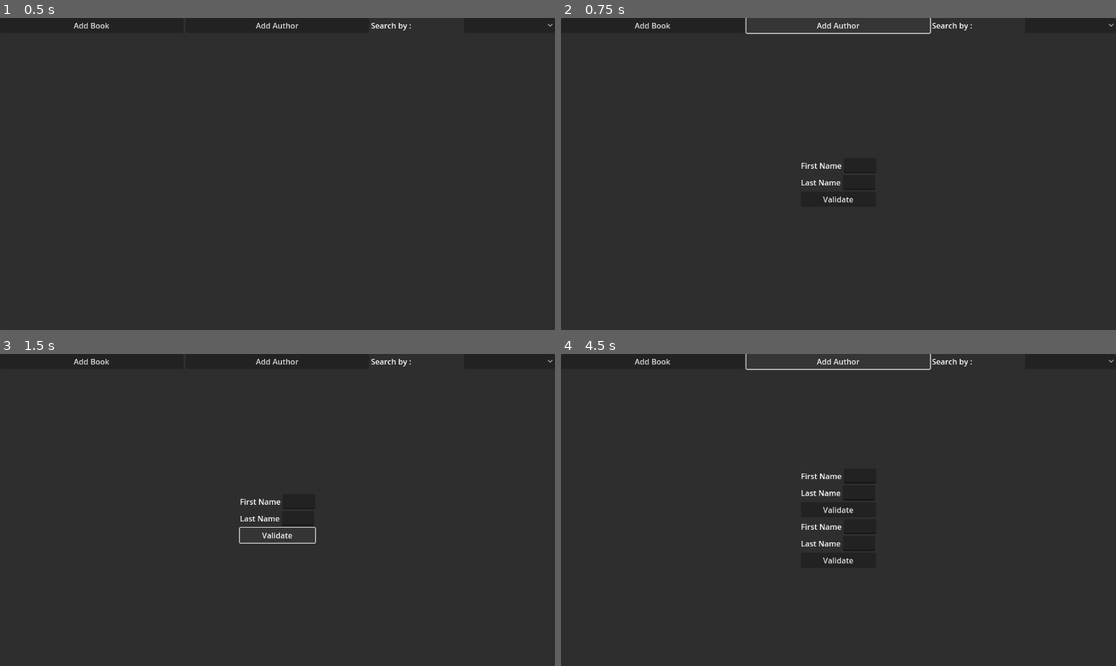
Above: before the commit, frames 1-4 (two rows, left to right).
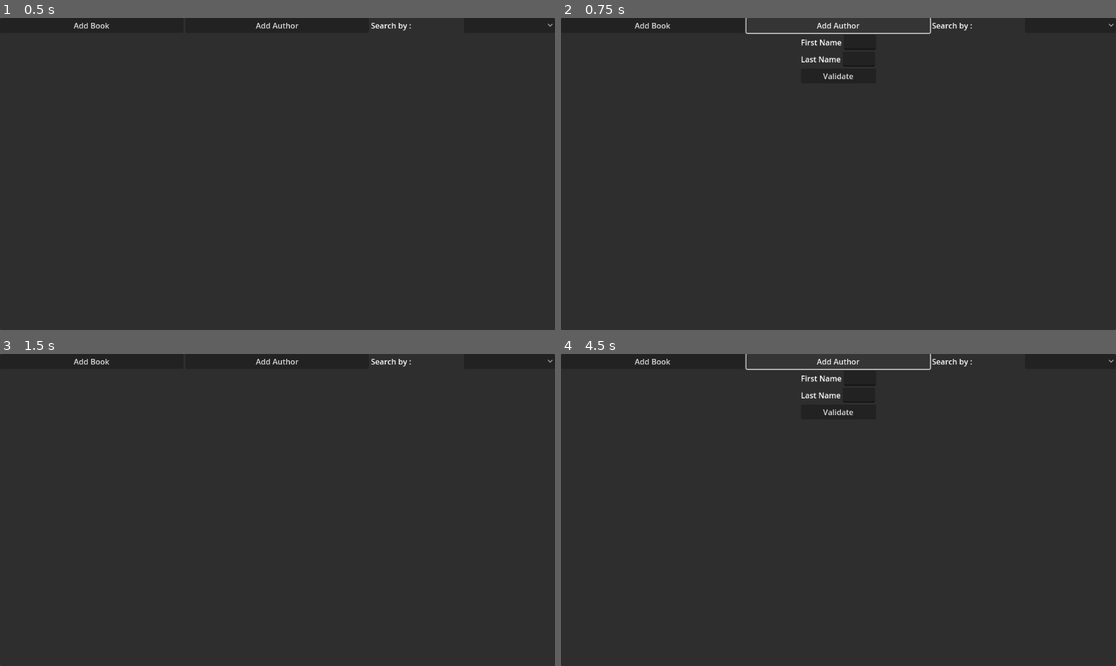
Above: after the commit, the same moments.

Repository: Linghuun/Library
Game: Godot game, scene res://main.tscn
Two runs of this game, one before a commit and one after it. Both use one fixed random seed, a clock stepped at 60 frames per second and the inputs below.
Inputs (mouse positions are in pixels of both pictures, inside the frame that each line leads up to):
- Up to frame 1 (0.5 s): no input
- Up to frame 2 (0.75 s): click "Add Author" at 0.5 s
- Up to frame 3 (1.5 s): click "Validate" at 1.25 s
- Up to frame 4 (4.5 s): click "Add Book" at 2 s; click (1071, 360) at 2.75 s; click "Add Book" at 3.5 s; click "Add Author" at 4.25 s

Frame 1 is identical in both runs. In frame 2, 0.5% of the frame differs, in the area x 43-57%, y 6-60%; in frame 3, 0.4%; in frame 4, 0.7%, in the area x 43-57%, y 6-68%.

Commit message:
can add author

Diff:
--- a/Author.gd
+++ b/Author.gd
@@ -3,28 +3,35 @@
 @onready var main = $".."
 
 
-
-@export var first_name = "test"
-@export var last_name = " tezst"
+@export var id_author: int
+@export var first_name: String
+@export var last_name: String
 
 
 
 # Called when the node enters the scene tree for the first time.
 func _ready():
 	pass
-
 # Called every frame. 'delta' is the elapsed time since the previous frame.
 func _process(delta):
 	pass
 
 
-func create_author(first_name, last_name):
+func _init(id , first_name, last_name):
+	self.id_author = id
 	self.first_name = first_name
 	self.last_name = last_name
 
+func save():
+	var file = FileAccess.open("res://Author.txt", FileAccess.READ_WRITE)
+	file.seek_end()
+	file.store_string("\n{id}/{f_n}/{l_n}".format({"id": self.id_author, "f_n": self.first_name, "l_n": self.last_name}))
+	file.close()
+
+
 func display(listing):
 	var aut = Button.new()
-	aut.text = self.first_name + " " + self.last_name
+	aut.text = first_name + " " + last_name
 	aut.size_flags_horizontal = Control.SIZE_EXPAND_FILL
 	aut.size_flags_vertical = Control.SIZE_EXPAND_FILL
 	aut.alignment = HORIZONTAL_ALIGNMENT_LEFT
--- a/main.gd
+++ b/main.gd
@@ -2,18 +2,18 @@
 
 const Author = preload("res://Author.gd")
 const Book = preload("res://Book.gd")
+
 @onready var top_menu = $Panel/VBoxContainer/TopMenu
-@onready var listing = $Panel/VBoxContainer/DisplayContainer/ScrollContainer/Listing
 @onready var display_container = $Panel/VBoxContainer/DisplayContainer
+@onready var search_by = $Panel/VBoxContainer/TopMenu/SearchMenu/SearchBy
 
 
-@export var authors: Array = []
+@onready var authors = {}
+@onready var updated = false
 
 # Called when the node enters the scene tree for the first time.
 func _ready():
-	var A = Author.new()
-	A.create_author("f_n", "l_n")
-
+	pass
 
 # Called every frame. 'delta' is the elapsed time since the previous frame.
 func _process(delta):
@@ -26,12 +26,35 @@
 	elt.size_flags_vertical = Control.SIZE_EXPAND_FILL
 	return elt
 
-
+func update():
+	var file = FileAccess.open("res://Author.txt", FileAccess.READ)
+	while not file.eof_reached():
+		var line = file.get_line()
+		var data = line.split("/")
+		if len(data) == 3:
+			if int(data[0]) not in authors:
+				authors[int(data[0])] = Author.new(int(data[0]), data[1], data[2])
+	updated = true
+	file.close()
 
 func _on_search_by_item_selected(index):
+	delete_children(display_container)
+	display_container.size_flags_horizontal = Control.SIZE_EXPAND_FILL
+	display_container.size_flags_vertical = Control.SIZE_EXPAND_FILL
+	var scroll_container = ScrollContainer.new()
+	scroll_container.size_flags_horizontal = Control.SIZE_EXPAND_FILL
+	scroll_container.size_flags_vertical = Control.SIZE_EXPAND_FILL
+	var listing = VBoxContainer.new()
+	listing.size_flags_horizontal = Control.SIZE_EXPAND_FILL
+	listing.size_flags_vertical = Control.SIZE_EXPAND_FILL
+	display_container.add_child(scroll_container)
+	scroll_container.add_child(listing)
 	match index:
 		0:
-			print("t")
+			if updated == false:
+				update()
+			for aut in authors:
+				authors[aut].display(listing)
 		1:
 			print("tt")
 		2:
@@ -39,7 +62,10 @@
 
 
 func _on_add_author_pressed():
-
+	if updated == false:
+		update()
+	search_by.selected = -1
+	delete_children(display_container)
 	var hbox_first_name = HBoxContainer.new()
 	var hbox_last_name = HBoxContainer.new()
 
@@ -60,13 +86,19 @@
 	display_container.add_child(hbox_first_name)
 	display_container.add_child(hbox_last_name)
 	display_container.add_child(validate_button)
-	display_container.alignment = PRESET_CENTER
-	validate_button.connect("pressed" , validate)
+
+	display_container.size_flags_horizontal = Control.SIZE_SHRINK_CENTER
+	display_container.size_flags_vertical = Control.SIZE_SHRINK_CENTER
+
+	validate_button.connect("pressed" , func() : validate(entry1, entry2))
 	entry1.connect("text_changed", func() : on_text_changed(entry1))
 	entry2.connect("text_changed", func() : on_text_changed(entry2))
 
-func validate():
-	print("test")
+func validate(entry1, entry2):
+	var aut = Author.new(len(authors), entry1.text, entry2.text)
+	authors[len(authors)] = (aut)
+	aut.save()
+	delete_children(display_container)
 
 func on_text_changed(entry):
 	var text_size = entry.get_text_size()
@@ -75,3 +107,7 @@
 	print("ws", width)
 	if text_size.x > width:
 		entry.size.x = text_size
+
+func delete_children(node):
+	for child in node.get_children():
+		node.remove_child(child)
Not shown, changed: Author.txt
